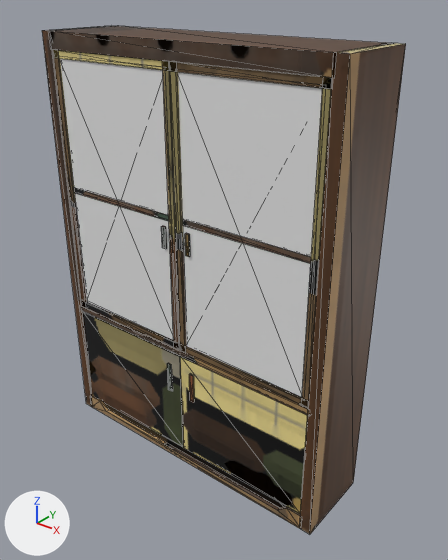
Renders of the FBX model art/house/v2/fbx/H_Bookcase_Hutch.fbx from each side of a commit.
One viewpoint serves both versions: a camera (50 mm lens) standing at (6.76, -7.92, 8.81) and looking at (0.31, 0.14, 3.81). Arrows for +X, +Y and +Z are at lower left; the lights stay in place. The picture after the commit comes second. Mesh edges are drawn as thin lines. Vertices at exactly the same position are counted once.

In view in the first picture: 'H_Bookcase_Hutch__H_Bookcase_Hutch', 'H_Bookcase_Hutch__H_Bookcase_Hutch_Glass'.
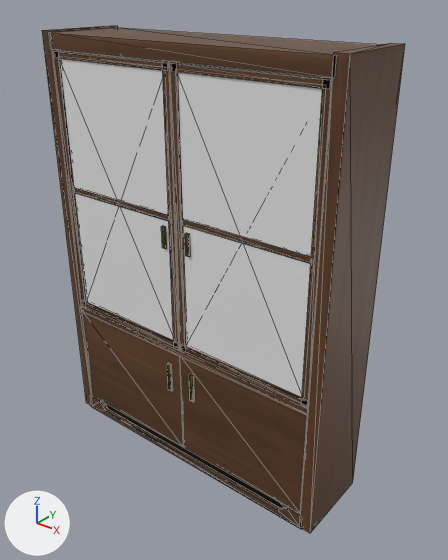
What differs and where, as boxes (x1, y1, x2, y2) in the pictures (448 x 560 px):
'H_Bookcase_Hutch__H_Bookcase_Hutch', reshaped
    before: (42, 26, 406, 534)
    after: (42, 26, 405, 533)
part 1 of me_h_bookcase_hutch, added (brown)
    after: (54, 51, 168, 70)
part 2 of me_h_bookcase_hutch, added
    after: (181, 345, 308, 406)
part 3 of me_h_bookcase_hutch, added (brown)
    after: (171, 63, 331, 89)
part 4 of me_h_bookcase_hutch, cut back
    before: (42, 26, 406, 534)
    after: (42, 26, 405, 533)
part 5 of me_h_bookcase_hutch, surface changed
    both: (43, 26, 405, 533)

The change, as a list of edits to the scene's bpy script:
```text
Change me_h_bookcase_hutch:
    used by ob_h_bookcase_hutch__h_bookcase_hutch; location = (0.0, 0.0, 0.0)
    remove me_h_bookcase_hutch.from_pydata(...)  # 1590 vertices, 3004 faces; spans x -3.0..3.0, y -0.8..0.8, z 0.0..8.0
    add me_h_bookcase_hutch.from_pydata(...)  # 1598 vertices, 3004 faces; spans x -3.0..3.0, y -0.8..0.8, z 0.0..8.0
    me_h_bookcase_hutch part 1: a new loose piece, a box spanning x -2.75..-0.04, y -0.78..-0.72, z 7.56..7.67, in mat_h_variants3
    me_h_bookcase_hutch part 2: a new loose piece, a box spanning x 0.04..2.75, y -0.78..-0.72, z 2.65..2.76, in mat_h_variants3
    me_h_bookcase_hutch part 3: a new loose piece, a box spanning x 0.04..2.75, y -0.78..-0.72, z 7.56..7.67, in mat_h_variants3
    me_h_bookcase_hutch part 4
    23 vertices are removed from x -2.78..2.78, y -0.78..-0.72, z 2.62..7.7
    48 faces are deleted
    6 vertices in x -3.0..3.0, y 0.8, z 7.7..8.0 move by (0.0, -0.03, 0.0)
    4 vertices in x -3.0..3.0, y -0.8, z 0.0 move by (0.0, 0.0, 0.03)
    4 vertices in x -3.0..3.0, y 0.8, z 0.0 move by (0.0, -0.03, 0.03)
    4 vertices in x -2.82, y -0.8..0.6, z 2.5..2.62 move by (0.03, 0.0, 0.0)
    4 vertices in x 2.82, y -0.8..0.6, z 2.5..2.62 move by (-0.03, 0.0, 0.0)
    5 vertices move from x -2.82..2.82, y -0.8..0.8, z 2.62..8.0 to x -2.82..2.82, y -0.8..0.77, z 2.65..7.97
    7 vertices are added at x -2.75..-0.04, y -0.78..-0.72, z 2.65..2.76
    12 new faces join them
    me_h_bookcase_hutch part 5: 2813 kept faces spanning x -3.0..3.0, y -0.8..0.8, z 0.0..8.0 get new texture (UV) coordinates
```
